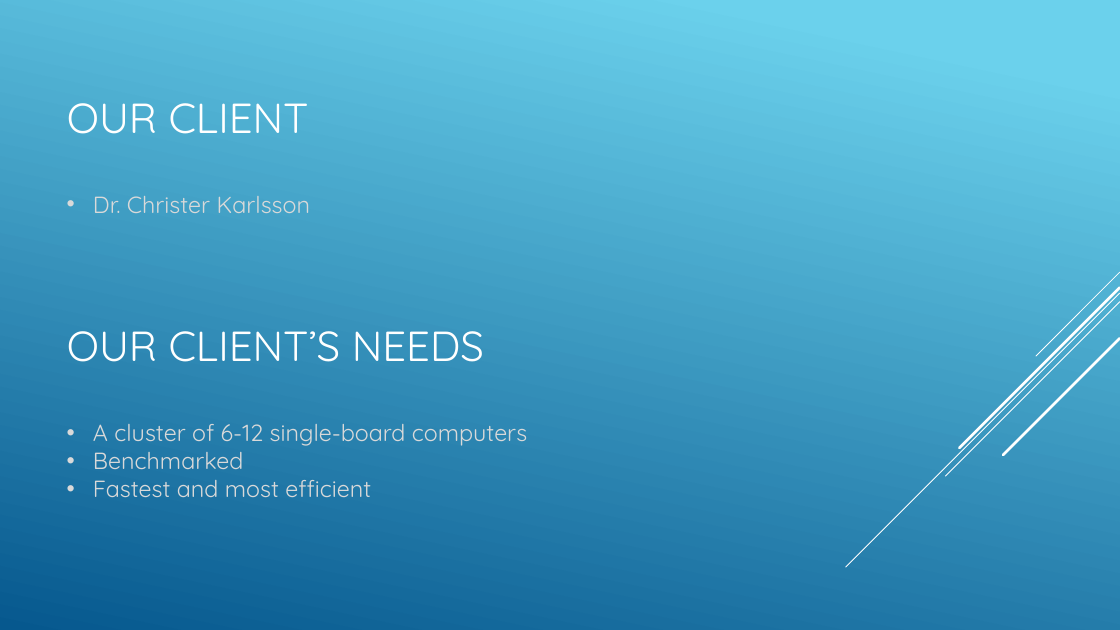
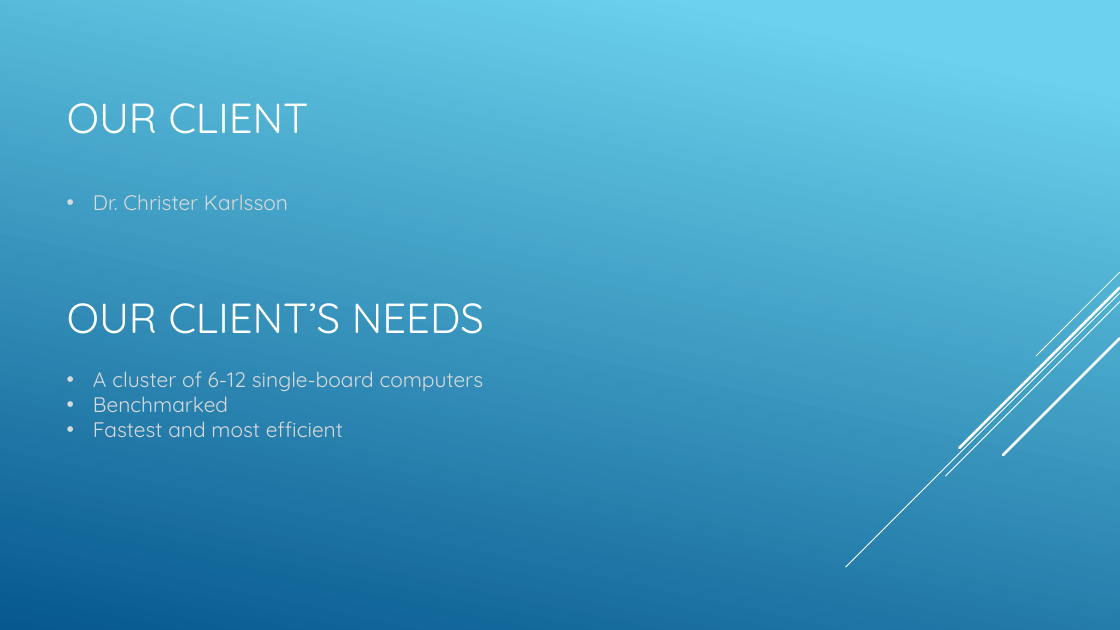
Before and after one commit to SDSMT-CSC464-F15/arm, a slide deck: slide 2 of Documents/ClientPresent2.pptx. Drawn at 1120x630 pixels with LibreOffice and Linux fonts; fonts in the diff are those of the drawing. Boxes give left, top, right and bottom in pixels: in the first picture for what was removed or moved away, otherwise in the second. Text is boxed around its words. In the diff, an @@ line names an element or a change of style, - is before the commit and + after.

```diff
--- a/Documents/ClientPresent2.pptx
+++ b/Documents/ClientPresent2.pptx
@@ text "Dr. Christer Karlsson" at (x1=93, y1=194, x2=288, y2=210): size 20 to 18 pt @@
@@ text "OUR CLIENT’S NEEDS" moved from (x1=67, y1=331, x2=484, y2=362) to (x1=67, y1=303, x2=484, y2=334) @@
@@ text "A cluster of 6-12 single-board ..." at (x1=93, y1=371, x2=484, y2=437): size 20 to 18 pt @@
@@ text "A cluster of 6-12 single-board ..." moved from (x1=93, y1=424, x2=527, y2=497) to (x1=93, y1=371, x2=484, y2=437) @@
```
Also in this commit, not shown: 10 other slides changed.
